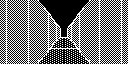
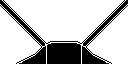
Layers edited between the first and the second w=128, h=64 image:
showed "Layer 4" over [0, 0, 128, 64]
hid group "Group 1 copy" (2 layers) over [0, 0, 128, 64]
renamed "Layer 20" to "Layer 18 copy", painted on it over [0, 0, 65, 64]
painted on "Layer 18" (1st of 2, in "Group 1 copy") over [63, 40, 79, 52]
hid group "Group 1" (2 layers) over [0, 0, 128, 64]
painted on "Layer 19" over [42, 61, 63, 62]
painted on "Layer 18" (2nd of 2, in "Group 1") over [65, 61, 86, 62]
